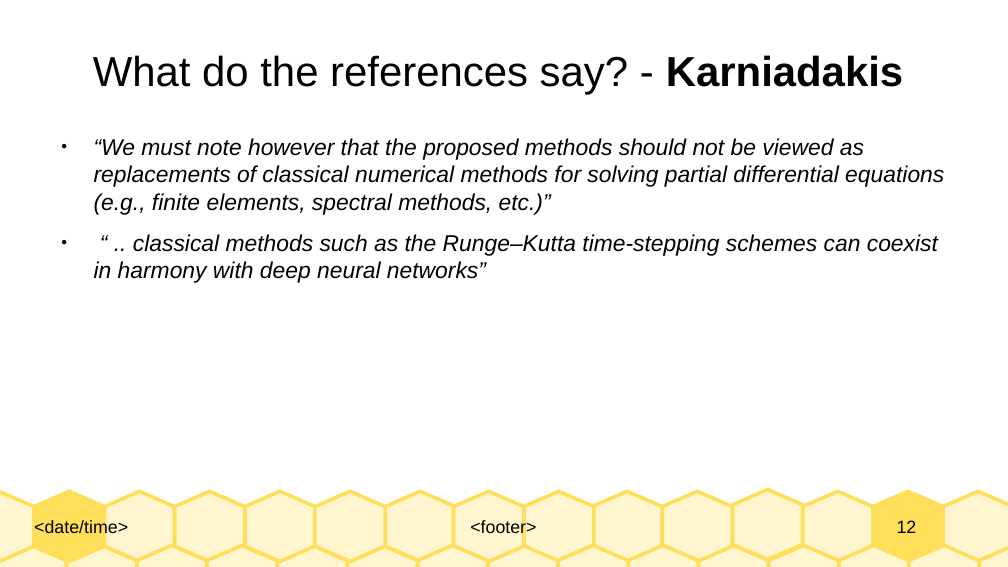
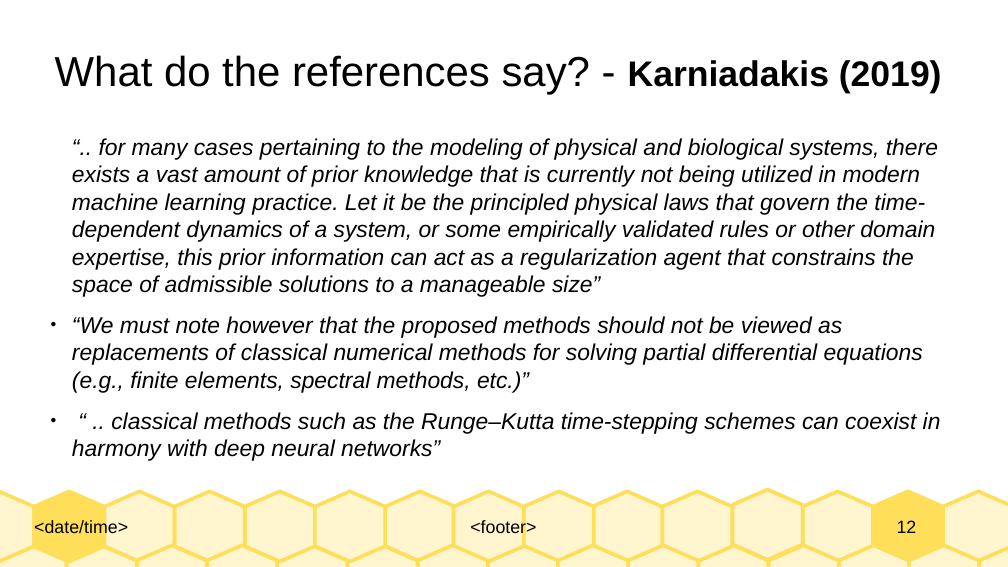
Before and after one commit to Realife-Brahmin/OriginalDocsHub, a slide deck: slide 12 of research_showcase/physicsInformedNeuralNetworks_aryan_ritwajeet_jha.odp. Drawn at 1008x567 pixels with LibreOffice and Linux fonts; fonts in the diff are those of the drawing. Boxes give left, top, right and bottom in pixels: in the first picture for what was removed or moved away, otherwise in the second. Text is boxed around its words. In the diff, an @@ line names an element or a change of style, - is before the commit and + after.

```diff
--- a/research_showcase/physicsInformedNeuralNetworks_aryan_ritwajeet_jha.odp
+++ b/research_showcase/physicsInformedNeuralNetworks_aryan_ritwajeet_jha.odp
@@ title at [55,55,942,95]: text changed @@
-What do the references say? - Karniadakis
+What do the references say? - Karniadakis (2019)
@@ text at [72,138,938,297]: paragraph added @@
+“.. for many cases pertaining to the modeling of physical and biological systems, there exists a vast amount of prior knowledge that is currently not being utilized in modern machine learning practice. Let it be the principled physical laws that govern the time-dependent dynamics of a system, or some empirically validated rules or other domain expertise, this prior information can act as a regularization agent that constrains the space of admissible solutions to a manageable size”
@@ text at [72,316,941,461]: indent changed @@
```
Also in this commit, not shown: 6 other slides changed, 1 other file.
